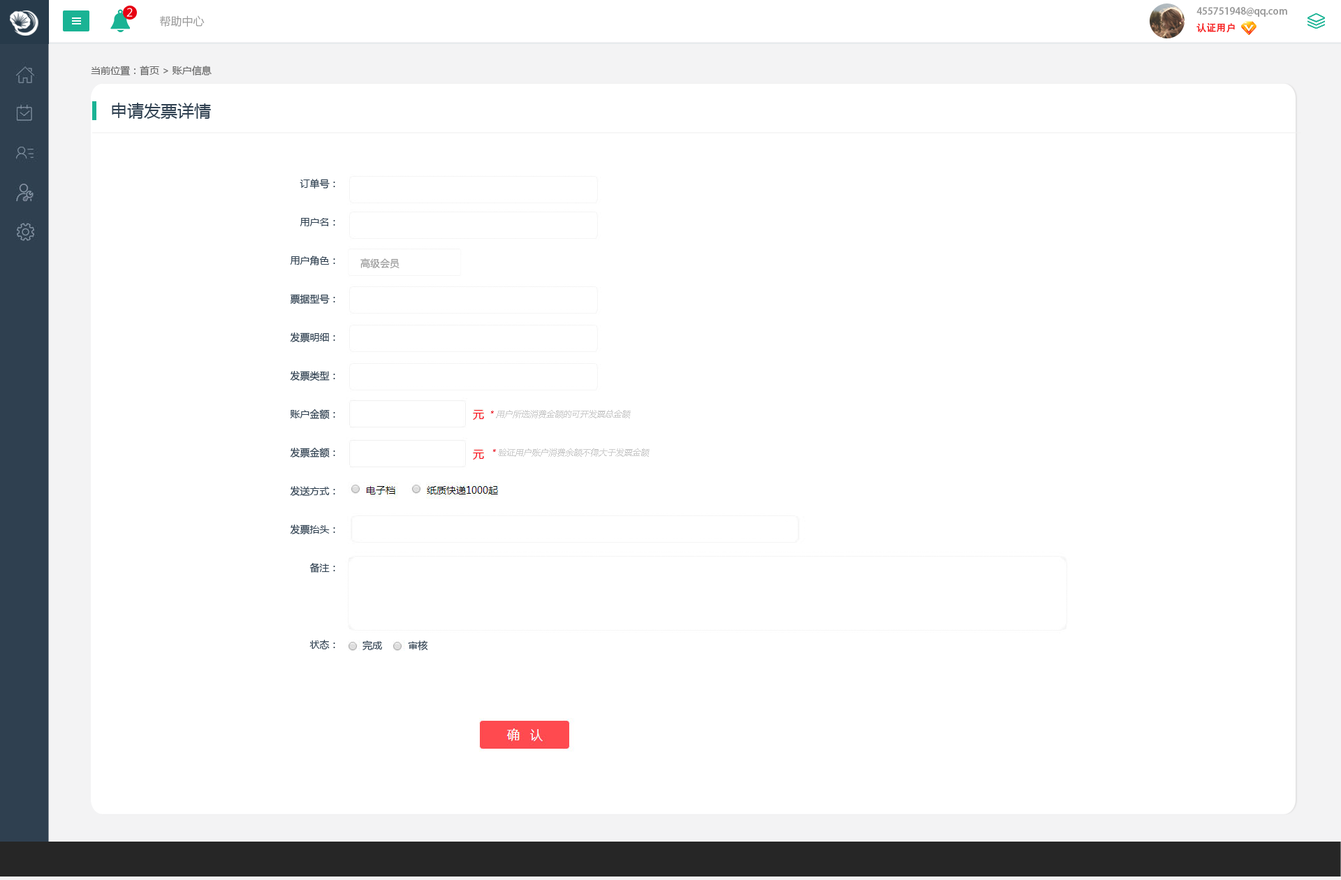
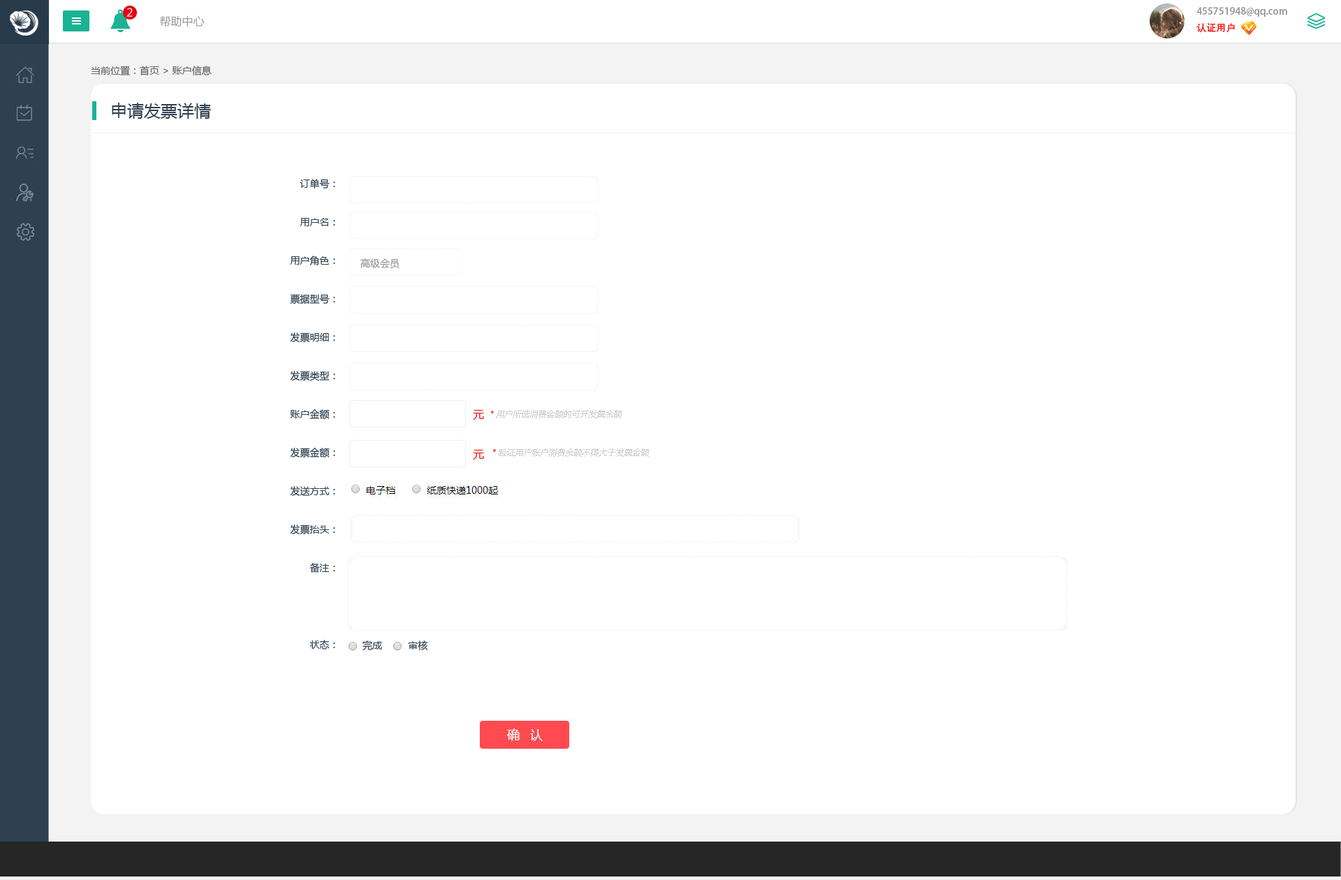
Layers edited between the first and the second 1341×880 image:
renamed "* 用户所选消费金额的可开发票总金额" to "* 用户所选消费金额的可开发票余额", painted on it over [605, 409, 631, 419]
